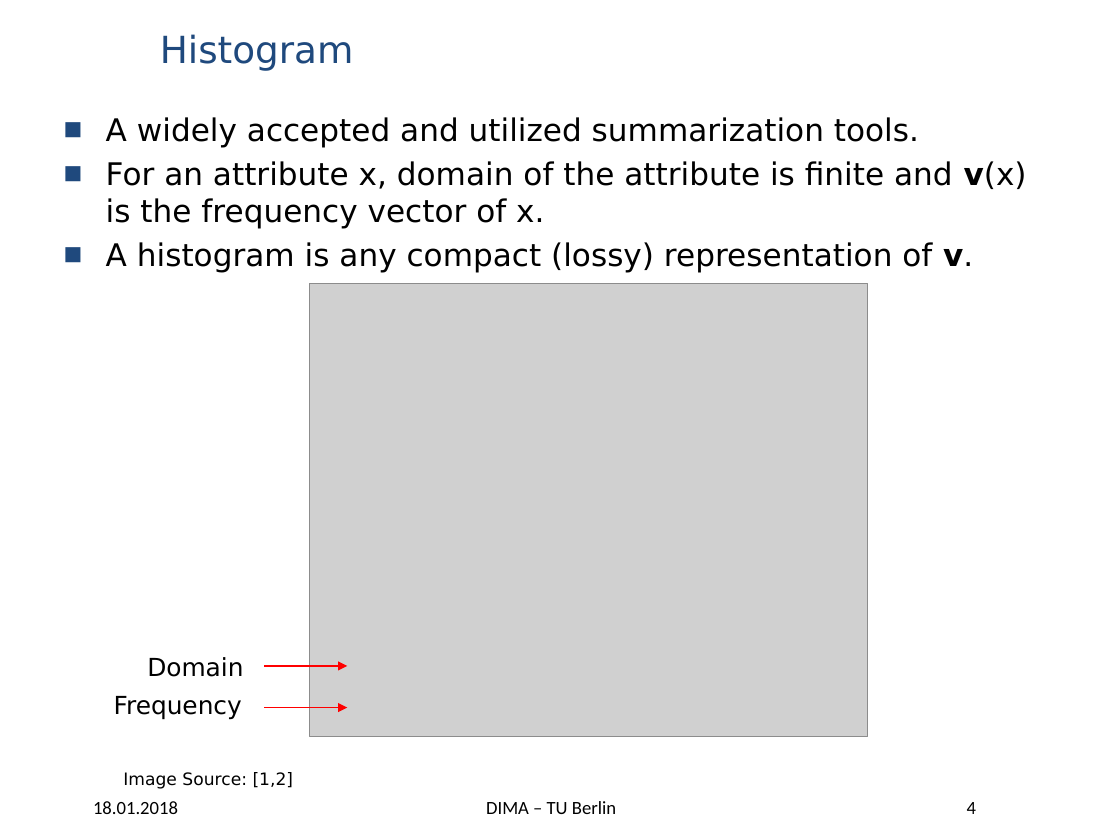
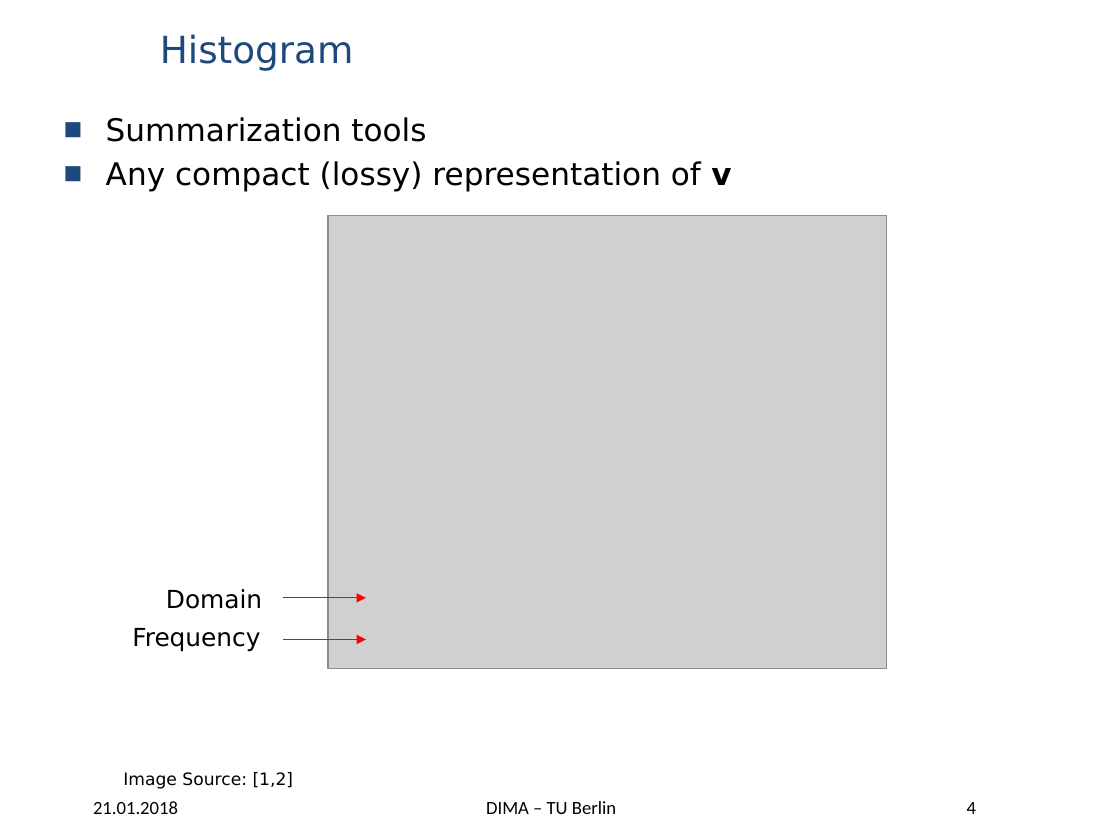
Before and after one commit to panduwicaksono91/wave-hist, a slide deck: slide 4 of BDAPRO Midterm Presentation - Wavelet Histogram.pptx. Drawn at 1120x840 pixels with LibreOffice and Linux fonts; fonts in the diff are those of the drawing; grey boxes stand for pictures; background and template pictures are left out. Boxes give left, top, right and bottom in pixels: in the first picture for what was removed or moved away, otherwise in the second. Text is boxed around its words. In the diff, an @@ line names an element or a change of style, - is before the commit and + after.

```diff
--- a/BDAPRO Midterm Presentation - Wavelet Histogram.pptx
+++ b/BDAPRO Midterm Presentation - Wavelet Histogram.pptx
@@ text at [106,117,731,191]: text changed @@
-■ A widely accepted and utilized summarization tools.
-■ For an attribute x, domain of the attribute is finite and v(x) is the frequency vector of x.
-■ A histogram is any compact (lossy) representation of v.
+■ Summarization tools
+■ Any compact (lossy) representation of v
@@ 2 texts, 2 arrows, 1 picture: place and size @@
-2 texts, 2 arrows, 1 picture at [114,283,868,737]
+2 texts, 2 arrows, 1 picture at [132,215,887,669]
@@ text at [93,801,178,814]: text changed @@
-18.01.2018
+21.01.2018
```
Also in this commit, not shown: 17 other slides changed, 5 slides added, 1 slide removed.
